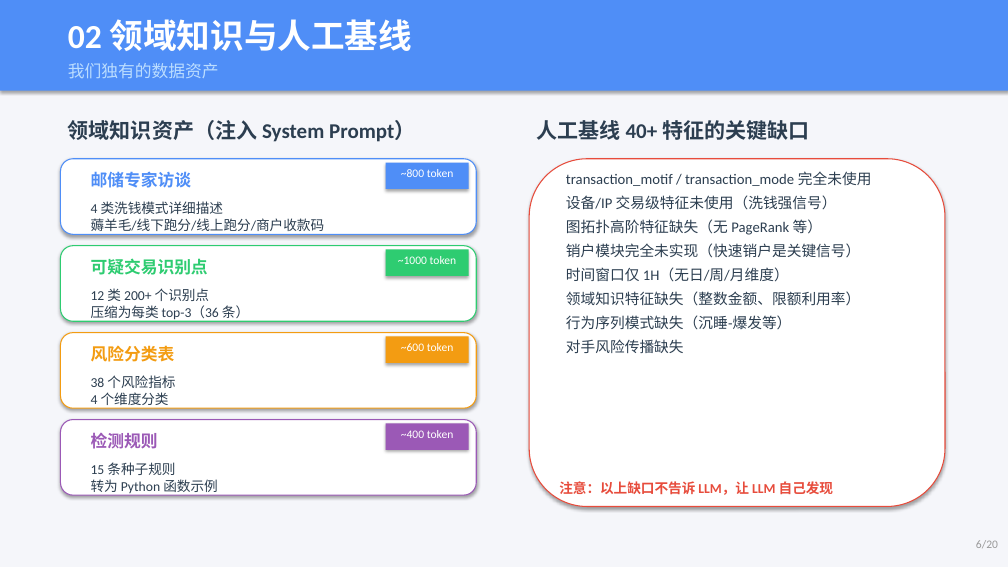
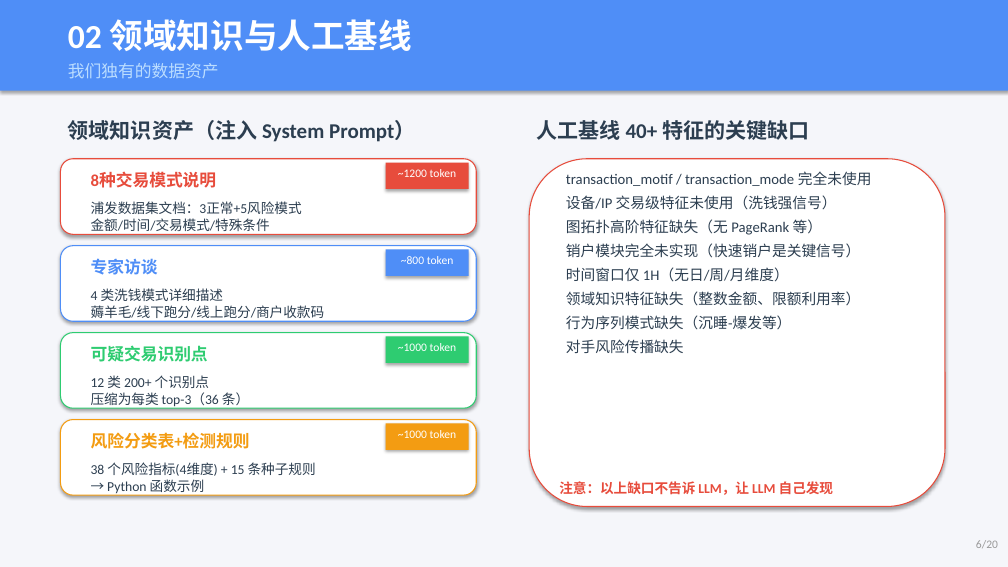
Before and after one commit to youchengsong/large-llm-create-feature, a slide deck: slide 6 of LLM_Feature_Engineering_Report.pptx. Drawn at 1008x567 pixels with LibreOffice and Linux fonts; fonts in the diff are those of the drawing. Boxes give left, top, right and bottom in pixels: in the first picture for what was removed or moved away, otherwise in the second. Text is boxed around its words. In the diff, an @@ line names an element or a change of style, - is before the commit and + after.

```diff
--- a/LLM_Feature_Engineering_Report.pptx
+++ b/LLM_Feature_Engineering_Report.pptx
@@ rounded rectangle at (60, 159, 476, 234): outline #4F8EF7 1 pt to #E74C3C 1 pt @@
@@ text at (91, 173, 217, 191): text changed; text colour #4F8EF7 to #E74C3C @@
-邮储专家访谈
+8种交易模式说明
@@ rectangle at (386, 163, 469, 189): fill #4F8EF7 to #E74C3C @@
@@ text at (398, 169, 457, 177): text changed @@
-~800 token
+~1200 token
@@ text at (91, 201, 302, 231): text changed @@
-4 类洗钱模式详细描述
-薅羊毛/线下跑分/线上跑分/商户收款码
+浦发数据集文档：3正常+5风险模式
+金额/时间/交易模式/特殊条件
@@ rounded rectangle at (60, 246, 476, 321): outline #2ECC71 1 pt to #4F8EF7 1 pt @@
@@ text at (91, 258, 158, 275): text changed; text colour #2ECC71 to #4F8EF7 @@
-可疑交易识别点
+专家访谈
@@ rectangle at (386, 250, 469, 276): fill #2ECC71 to #4F8EF7 @@
@@ text at (401, 256, 454, 264): text changed @@
-~1000 token
+~800 token
@@ text at (91, 288, 325, 321): text changed @@
-12 类 200+ 个识别点
-压缩为每类 top-3（36 条）
+4 类洗钱模式详细描述
+薅羊毛/线下跑分/线上跑分/商户收款码
@@ rounded rectangle at (60, 333, 476, 408): outline #F39C12 1 pt to #2ECC71 1 pt @@
@@ text at (91, 345, 208, 362): text changed; text colour #F39C12 to #2ECC71 @@
-风险分类表
+可疑交易识别点
@@ rectangle at (386, 337, 469, 363): fill #F39C12 to #2ECC71 @@
@@ text at (398, 343, 457, 351): text changed @@
-~600 token
+~1000 token
@@ text at (91, 375, 249, 408): text changed @@
-38 个风险指标
-4 个维度分类
+12 类 200+ 个识别点
+压缩为每类 top-3（36 条）
@@ rounded rectangle at (60, 420, 476, 495): outline #9B59B6 1 pt to #F39C12 1 pt @@
@@ text at (91, 432, 250, 449): text changed; text colour #9B59B6 to #F39C12 @@
-检测规则
+风险分类表+检测规则
@@ rectangle at (386, 423, 469, 450): fill #9B59B6 to #F39C12 @@
@@ text at (398, 430, 457, 438): text changed @@
-~400 token
+~1000 token
@@ text at (91, 462, 316, 495): text changed @@
-15 条种子规则
-转为 Python 函数示例
+38 个风险指标(4维度) + 15 条种子规则
+→ Python 函数示例
```
Also in this commit, not shown: 9 other slides changed, 1 slide added, 1 slide removed, 2 other files.
